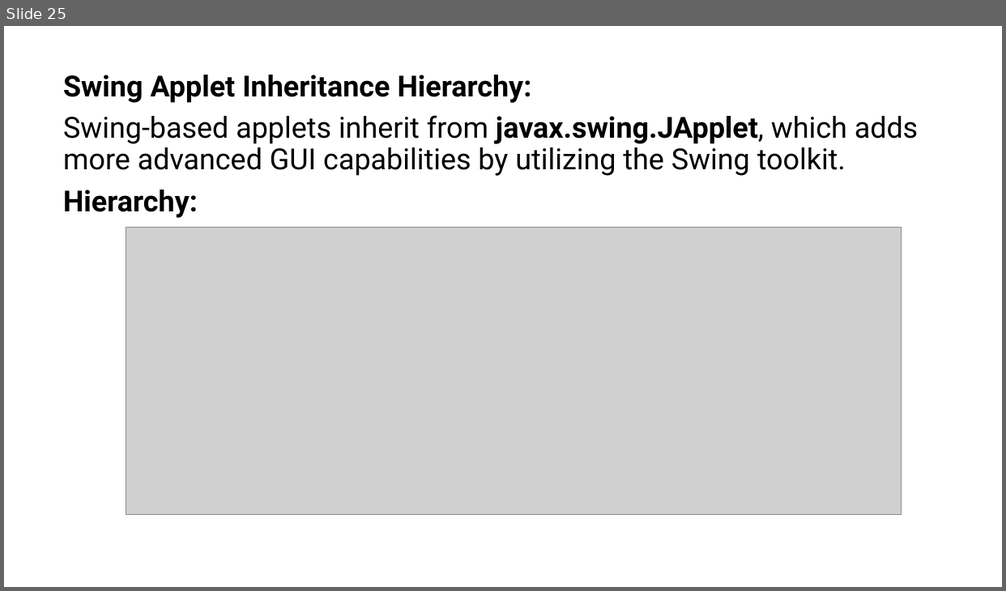
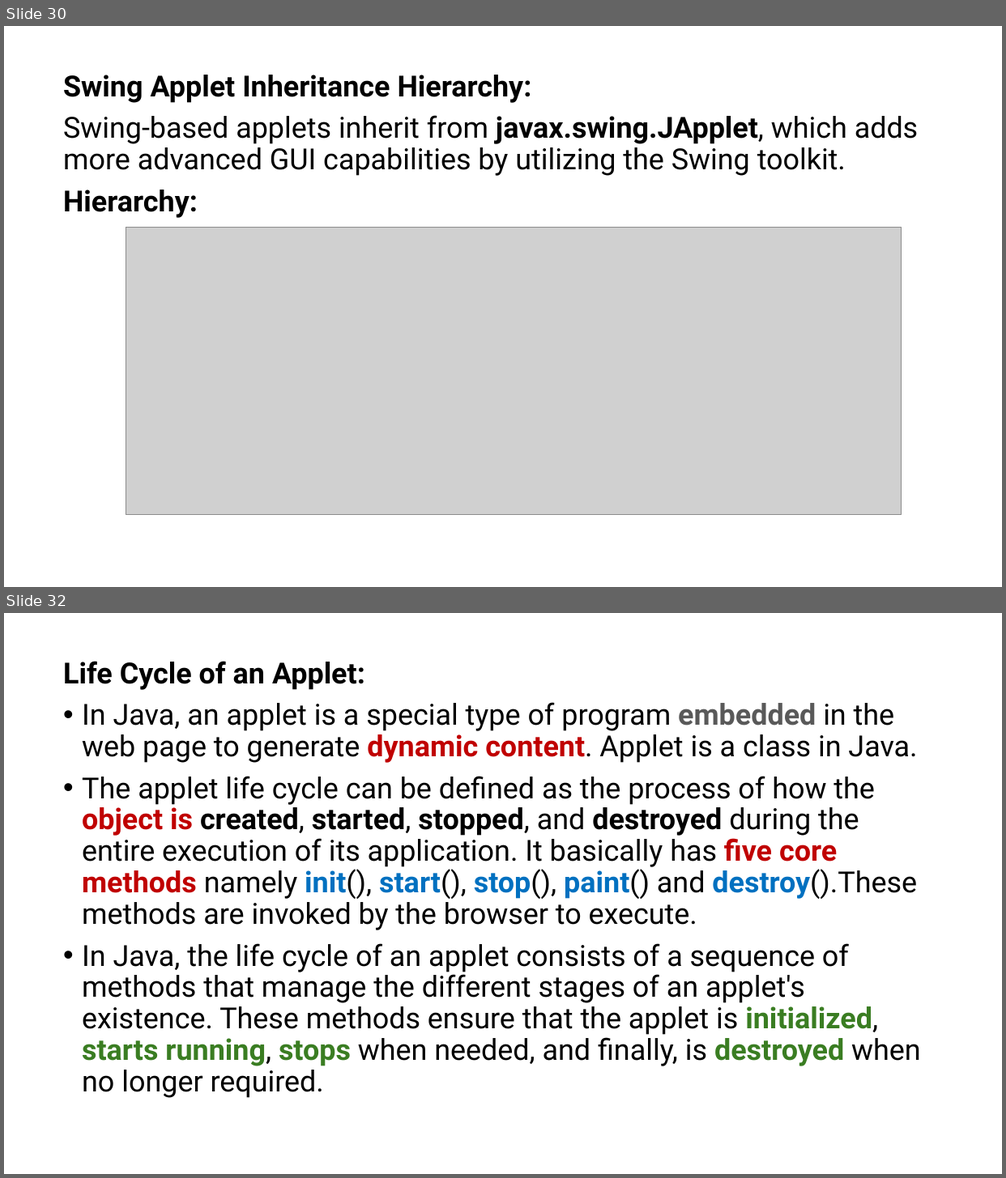
Before and after one commit to PRAMOD-VISHNU-NAIK/MCA-2nd-Sem-Shridevi-College, a slide deck: Theory Class-Notes/Complete Syllabus and Notes/Module-5 GUI and Applet.pptx. Shown one above the other, each under a label of ours: slide 25 before the commit, slides 30 and 32 after it; the slides between them are not shown. The pictures are 1006x591 and 1006x1178 pixels, drawn with LibreOffice and Linux fonts; fonts in the diff are those of the drawing; grey boxes stand for pictures. Boxes give left, top, right and bottom in pixels: in the first picture for what was removed or moved away, otherwise in the second. Text is boxed around its words. In the diff, an @@ line names an element or a change of style, - is before the commit and + after.

```diff
--- a/Theory Class-Notes/Complete Syllabus and Notes/Module-5 GUI and Applet.pptx
+++ b/Theory Class-Notes/Complete Syllabus and Notes/Module-5 GUI and Applet.pptx
@@ slide 32 added at box(4, 613, 1002, 1174), background #FFFFFF @@
@@ text added at box(63, 661, 921, 1098), 28 pt, text #000000 @@
+Life Cycle of an Applet:
+• In Java, an applet is a special type of program embedded in the web page to generate dynamic content. Applet is a class in Java.
+• The applet life cycle can be defined as the process of how the object is created, started, stopped, and destroyed during the entire execution of its application. It basically has five core methods namely init(), start(), stop(), paint() and destroy().These methods are invoked by the browser to execute.
+• In Java, the life cycle of an applet consists of a sequence of methods that manage the different stages of an applet's existence. These methods ensure that the applet is initialized, starts running, stops when needed, and finally, is destroyed when no longer required.
@@ what was slide 25 is now slide 30 @@
```
Also in this commit, not shown: 11 slides changed, 15 other slides added, 5 slides removed, 6 other files.
